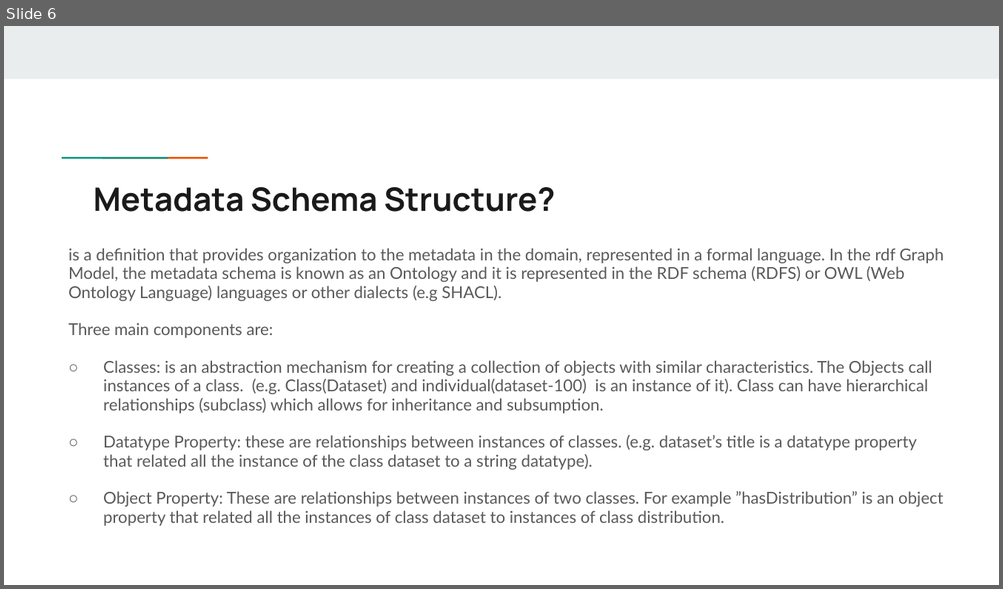
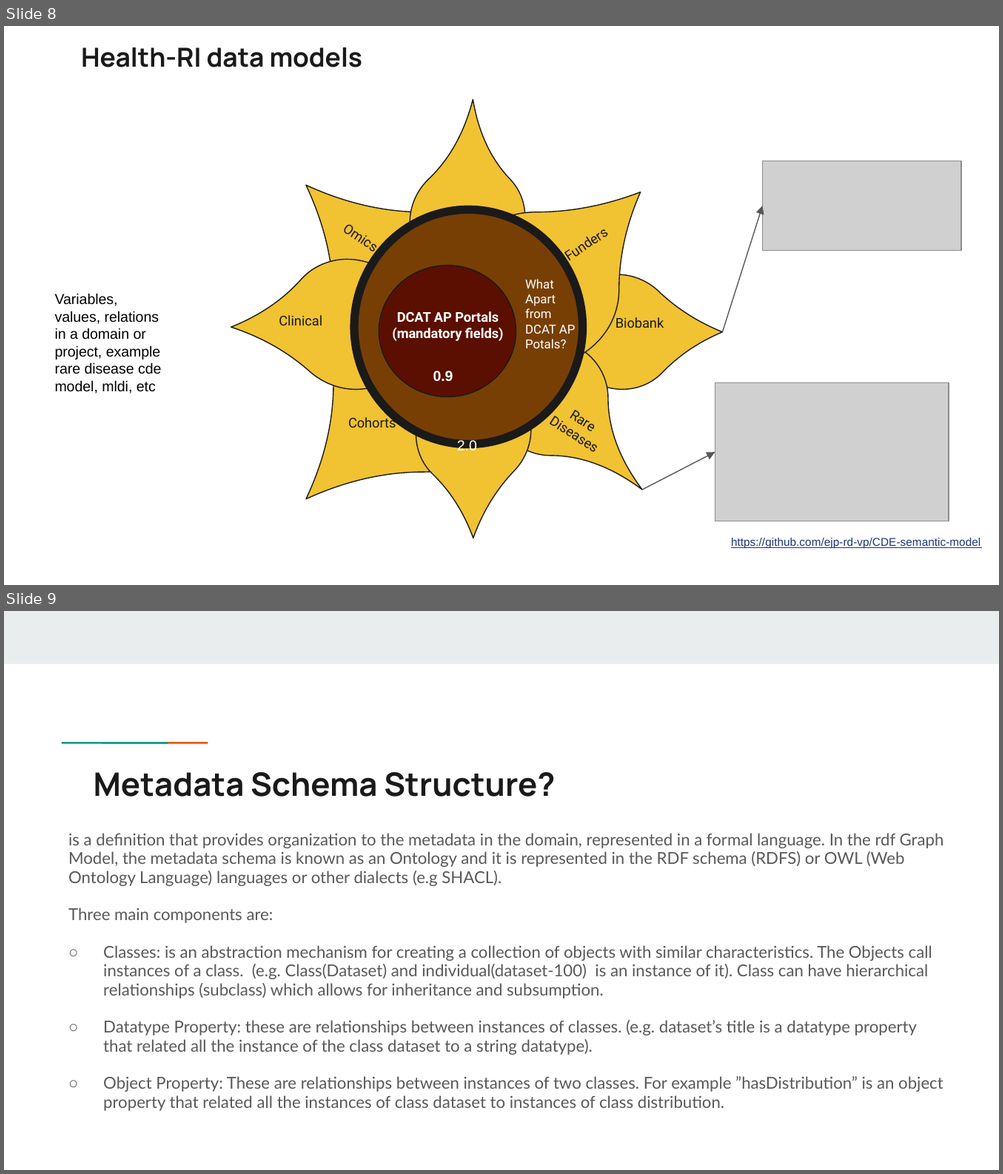
Before and after one commit to Health-RI/health-ri-metadata, a slide deck: Presentations/[DRAFT]HRI_Metadata_Schema_ImagingGroup_KickOff.pptx. Shown one above the other, each under a label of ours: slide 6 before the commit, slides 8 and 9 after it. The pictures are 1003x589 and 1003x1174 pixels, drawn with LibreOffice and Linux fonts; fonts in the diff are those of the drawing; grey boxes stand for pictures. Boxes give left, top, right and bottom in pixels: in the first picture for what was removed or moved away, otherwise in the second. Text is boxed around its words. In the diff, an @@ line names an element or a change of style, - is before the commit and + after.

Commit message:
image presentation updates
The new sun flower model is reused in draft image presentation

```diff
--- a/Presentations/[DRAFT]HRI_Metadata_Schema_ImagingGroup_KickOff.pptx
+++ b/Presentations/[DRAFT]HRI_Metadata_Schema_ImagingGroup_KickOff.pptx
@@ slide 8 added at [4,26,999,585], background #FFFFFF @@
@@ text added at [81,47,363,67], 19 pt, text #1A1A1A, bold @@
+Health-RI data models
@@ teardrop added at [387,138,549,301], fill #F1C232, outline #1A1A1A 0.75 pt @@
@@ picture added at [762,161,961,251] @@
@@ text added at [320,203,402,272], 9.8 pt, text #1A1A1A @@
+Omics
@@ teardrop added at [333,212,513,390], fill #F1C232, outline #1A1A1A 0.75 pt @@
@@ ellipse added at [354,210,583,445], fill #783F04, outline #1A1A1A 6 pt @@
@@ teardrop added at [452,212,619,367], fill #F1C232, outline #1A1A1A 0.75 pt @@
@@ text added at [545,209,627,278], 9.8 pt, text #1A1A1A @@
+Funders
@@ arrow added from (722, 332) to (762, 206), #575757 0.75 pt @@
@@ teardrop added at [259,232,444,417], fill #F1C232, outline #1A1A1A 0.75 pt @@
@@ ellipse added at [379,266,516,397], fill #5B0F00, outline #1A1A1A 0.75 pt @@
@@ teardrop added at [538,251,701,413], fill #F1C232, outline #1A1A1A 0.75 pt @@
@@ text added at [525,279,575,349], 9 pt, text #FFFFFF @@
+What
+Apart
+from
+DCAT AP
+Potals?
@@ text added at [55,293,161,394], 10.5 pt, text #000000 @@
+Variables, values, relations in a domain or project, example rare disease cde model, mldi, etc
@@ teardrop added at [333,295,513,472], fill #F1C232, outline #1A1A1A 0.75 pt @@
@@ text added at [392,312,504,341], 9.8 pt, text #FFFFFF, bold @@
+DCAT AP Portals
+(mandatory fields)
@@ text added at [279,315,322,326], 9.8 pt, text #1A1A1A @@
+Clinical
@@ text added at [615,318,663,328], 9.8 pt, text #1A1A1A @@
+Biobank
@@ teardrop added at [392,351,555,514], fill #F1C232, outline #1A1A1A 0.75 pt @@
@@ teardrop added at [493,341,609,457], fill #F1C232, outline #1A1A1A 0.75 pt @@
@@ text added at [433,371,477,454], 10.5 pt, text #FFFFFF, bold @@
+0.9
+2.0
@@ picture added at [715,383,949,521] @@
@@ text added at [348,416,395,428], 9.8 pt, text #1A1A1A @@
+Cohorts
@@ text added at [569,410,592,432], 9.8 pt, text #1A1A1A @@
+Rare Diseases
@@ arrow added from (642, 491) to (715, 453), #575757 0.75 pt @@
@@ text added at [731,538,980,548], 8.2 pt, text #1C3678, underline @@
+https://github.com/ejp-rd-vp/CDE-semantic-model
@@ what was slide 6 is now slide 9 @@
```
Also in this commit, not shown: 1 slide changed, 2 other slides added, 9 other files.
